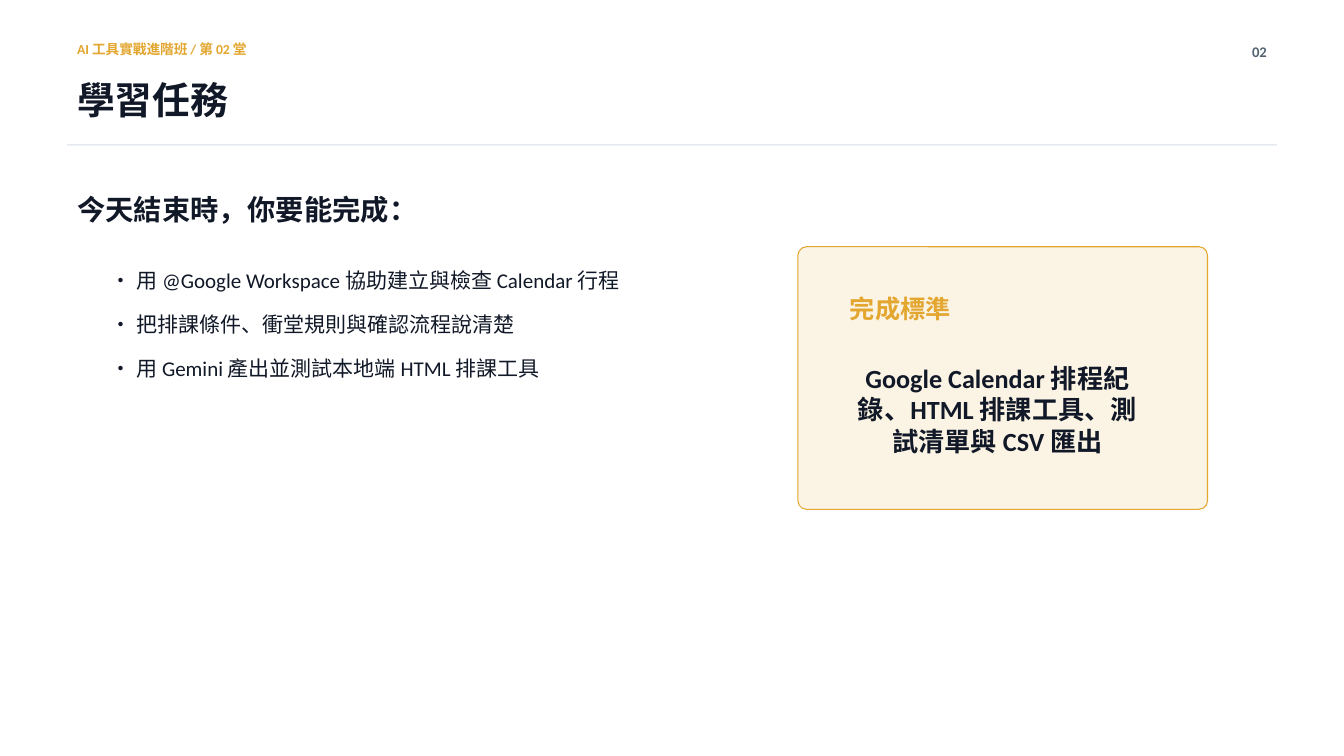
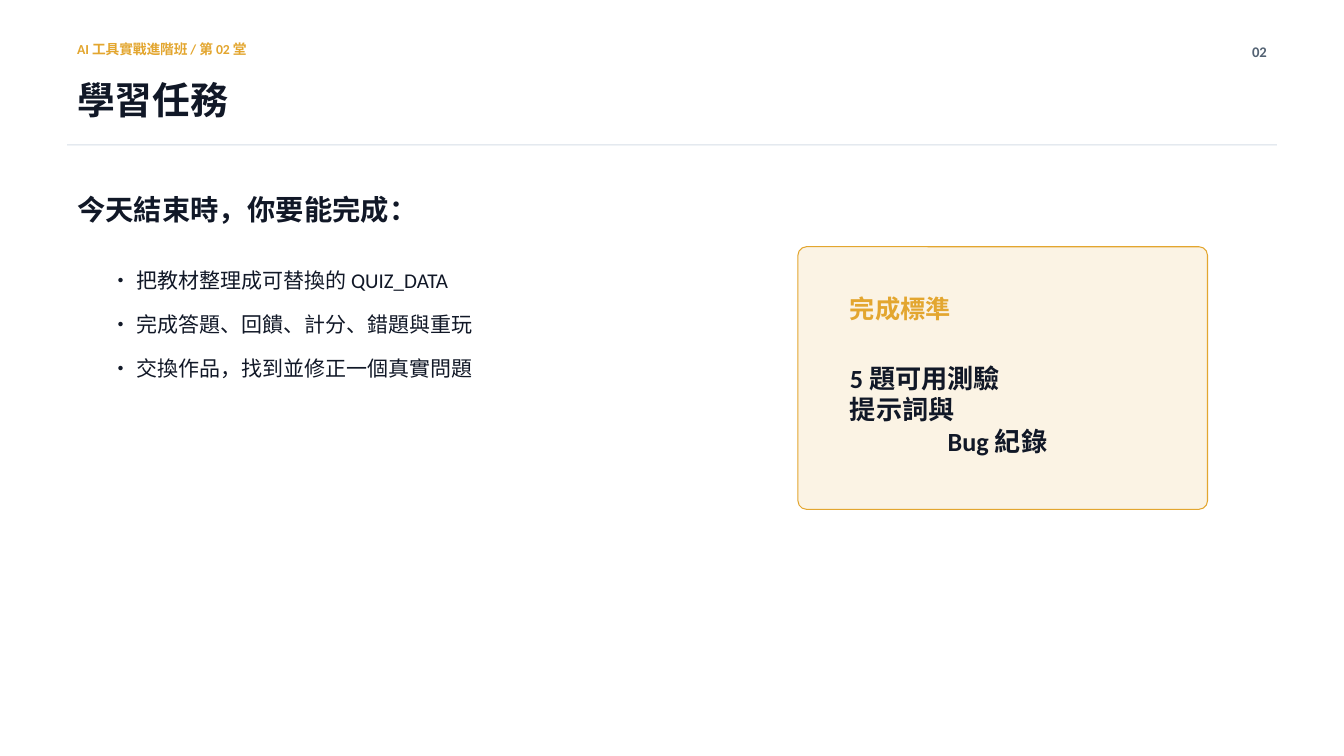
Before and after one commit to Calumai/calumai.com, a slide deck: slide 2 of class/ppt/lesson-02.pptx. Drawn at 1344x756 pixels with LibreOffice and Linux fonts; fonts in the diff are those of the drawing. Boxes give left, top, right and bottom in pixels: in the first picture for what was removed or moved away, otherwise in the second. Text is boxed around its words. In the diff, an @@ line names an element or a change of style, - is before the commit and + after.

Commit message:
Rebuild lessons 2 and 3 for quiz web apps and GAS

```diff
--- a/class/ppt/lesson-02.pptx
+++ b/class/ppt/lesson-02.pptx
@@ text at (x1=136, y1=270, x2=448, y2=291): text changed @@
-• 用 @Google Workspace 協助建立與檢查 Calendar 行程
+• 把教材整理成可替換的 QUIZ_DATA
@@ text at (x1=136, y1=314, x2=472, y2=334): text changed @@
-• 把排課條件、衝堂規則與確認流程說清楚
+• 完成答題、回饋、計分、錯題與重玩
@@ text at (x1=136, y1=358, x2=472, y2=378): text changed @@
-• 用 Gemini 產出並測試本地端 HTML 排課工具
+• 交換作品，找到並修正一個真實問題
@@ text at (x1=850, y1=365, x2=1047, y2=456): text changed @@
-Google Calendar 排程紀錄、HTML 排課工具、測試清單與 CSV 匯出
+5 題可用測驗
+提示詞與
+Bug 紀錄
```
Also in this commit, not shown: 6 other slides changed, 5 slides added, 1 slide removed, 48 other files.
